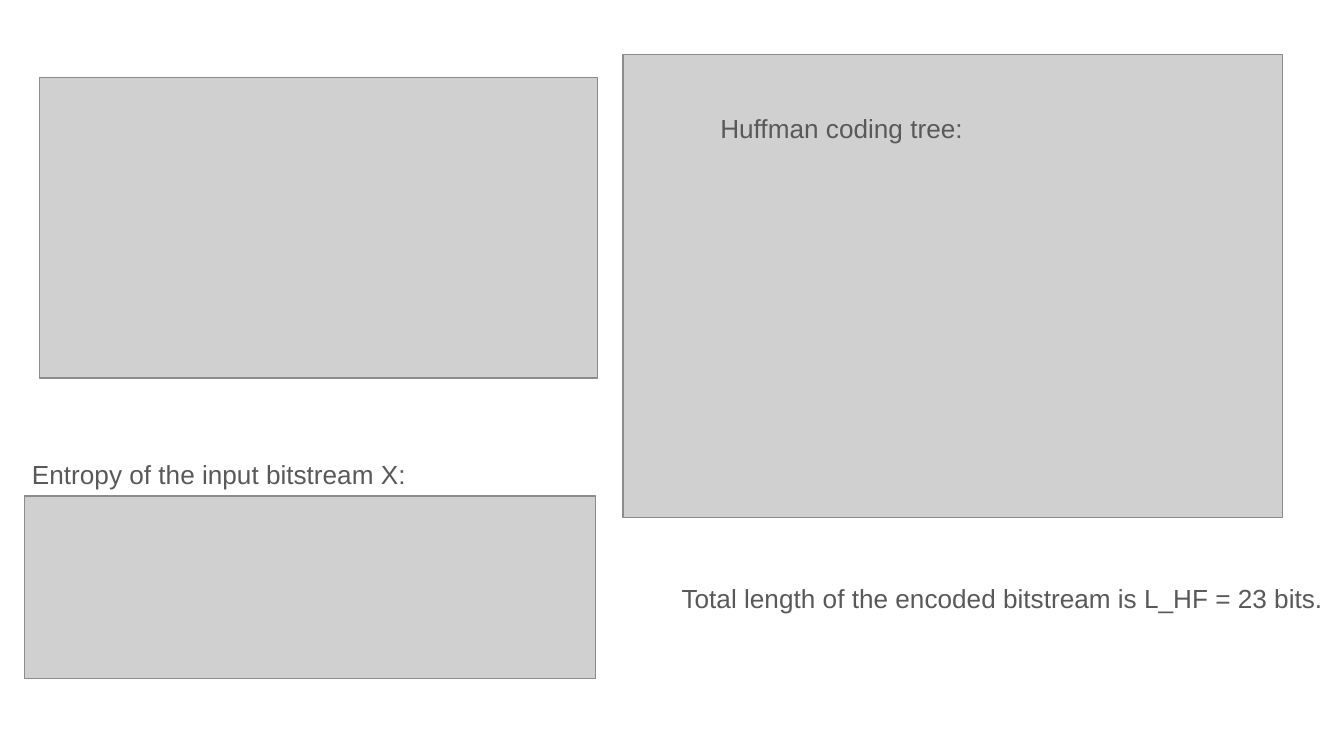
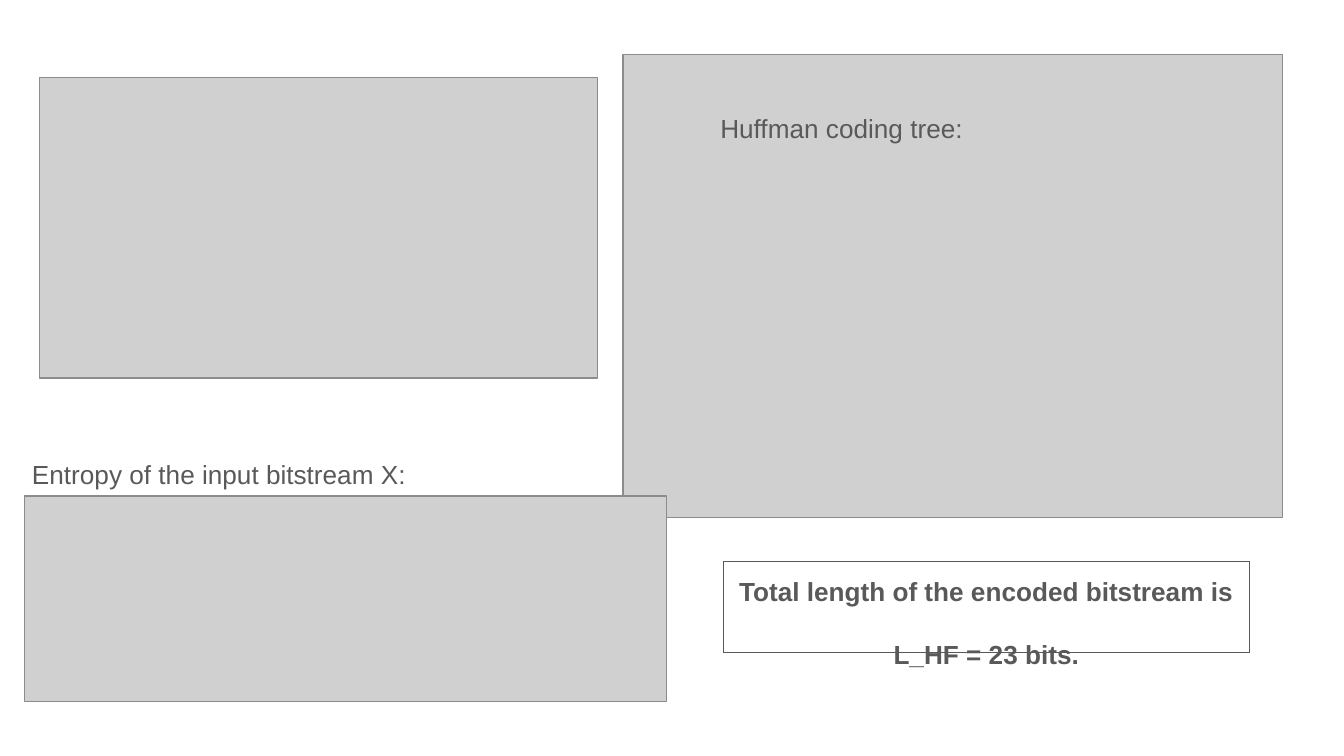
Before and after one commit to xserra/audio-coding-materials, a slide deck: slide 24 of lectures/2. Quantization and _entropy coding.pptx. Drawn at 1344x756 pixels with LibreOffice and Linux fonts; fonts in the diff are those of the drawing; grey boxes stand for pictures. Boxes give left, top, right and bottom in pixels: in the first picture for what was removed or moved away, otherwise in the second. Text is boxed around its words. In the diff, an @@ line names an element or a change of style, - is before the commit and + after.

```diff
--- a/lectures/2. Quantization and _entropy coding.pptx
+++ b/lectures/2. Quantization and _entropy coding.pptx
@@ picture: place and size @@
-picture at (24, 496, 595, 679)
+picture at (24, 496, 667, 702)
@@ rectangle "Total length of the encoded ...": place and size @@
-rectangle "Total length of the encoded ..." at (682, 589, 1322, 614)
+rectangle "Total length of the encoded ..." at (723, 562, 1249, 652)
@@ rectangle "Total length of the encoded ..." at (723, 562, 1249, 652): bold on; alignment left to centre; outline none to #595959 0.75 pt @@
```
Also in this commit, not shown: 3 other slides changed.
